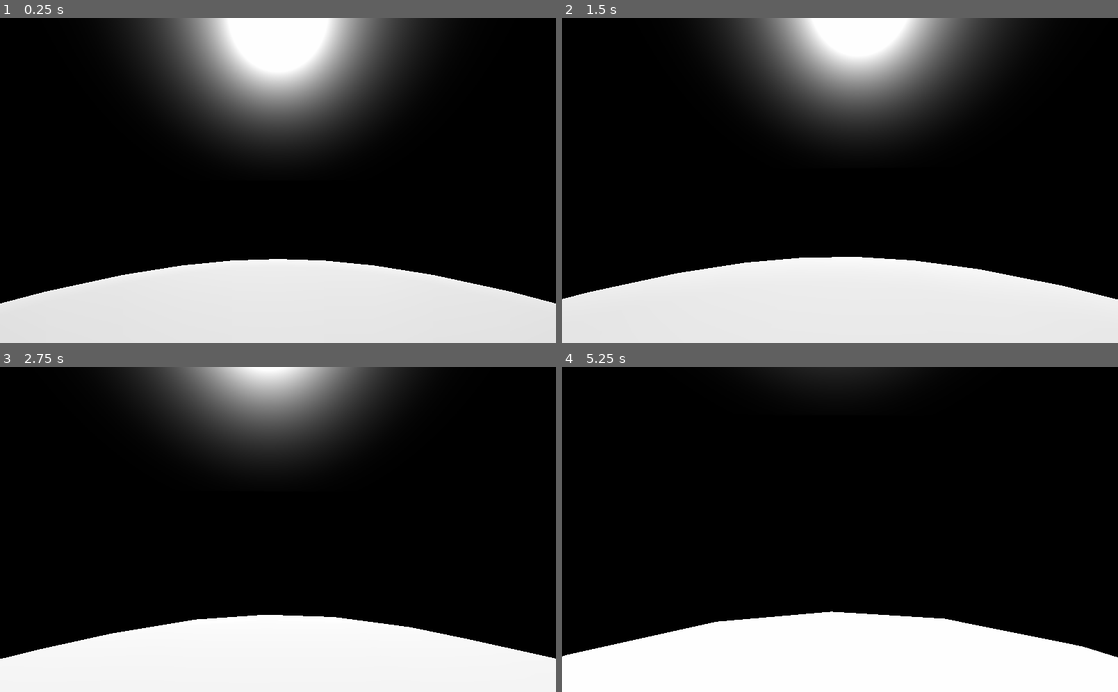
Above: before the commit, frames 1-4 (two rows, left to right).
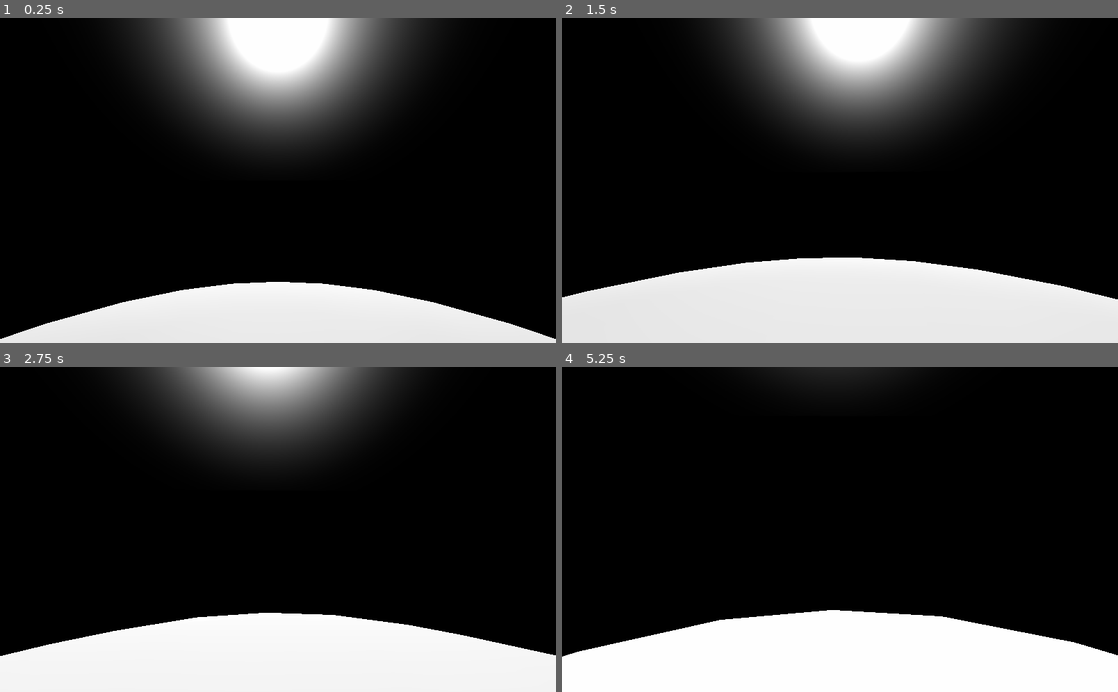
Above: after the commit, the same moments.

Repository: addmix/planetary-player-controller
Game: Godot game, scene res://Spatial.tscn
Same seed, same stepped clock (60 frames per second), same inputs: the game is played once before the commit and once after it.
Inputs (mouse positions are in pixels of both pictures, inside the frame that each line leads up to):
- Up to frame 1 (0.25 s): no input
- Up to frame 2 (1.5 s): move the mouse to (867, 180) at 0.52 s; hold Ctrl (crouch) 0.53-1.28 s; hold W (forward) from 0.53 s (still down); tap Space (jump) at 0.77 s; move the mouse to (812, 180) at 1.27 s; tap Ctrl (crouch) at 1.35 s
- Up to frame 3 (2.75 s): keep holding W (forward); tap Space (jump) at 1.52 s; move the mouse to (289, 523) at 2.02 s; hold Ctrl (crouch) from 2.03 s (still down)
- Up to frame 4 (5.25 s): keep holding W (forward); move the mouse to (834, 536) at 2.77 s; release Ctrl (crouch) at 2.78 s; tap Ctrl (crouch) at 2.85, 4.35 s; tap Space (jump) at 3.02, 3.77, 4.52 s; move the mouse to (878, 532) at 3.52 s; hold Ctrl (crouch) 3.53-4.28 s; move the mouse to (795, 526) at 4.27 s; move the mouse to (845, 529) at 5.02 s; hold Ctrl (crouch) from 5.03 s (still down)

The runs differ from the first frame. In frame 1, 8.4% of the frame differs, in the area x 0-100%, y 74-99%; in frame 2, 0.2%; in frame 3, 0.7%; in frame 4, 0.5%.

Commit message:
Fixed issue of applying uprighting force twice

Diff:
--- a/PhysicsPlayer.gd
+++ b/PhysicsPlayer.gd
@@ -30,7 +30,6 @@
 		keep_upright(delta, body_state)
 		rotation_damping(delta, body_state )
 		ground_movement(transformed, delta)
-		keep_upright(delta, body_state)
 	else:
 		#when not on ground, don't damp, it messes with other physics
 		air_movement(transformed, delta)
@@ -48,6 +47,7 @@
 	var leg_height : float = (0.7 * float(!Input.is_action_pressed("crouch"))) + (0.3 * float(Input.is_action_pressed("crouch")))
 	#basically makes jumping the same as stiff-legging
 	var min_force : float = jump_force * float(Input.is_action_pressed("jump"))
+
 	var force : float = clamp(range_lerp(distance, 0, leg_height, max_leg_force, min_force), 0, max_leg_force)
 	apply_impulse(global_transform.basis.y * -1, global_transform.basis.y * force * body_state.total_gravity.length() * delta)
 
--- a/Planet.tscn
+++ b/Planet.tscn
@@ -30,6 +30,7 @@
 [node name="Area" type="Area" parent="."]
 space_override = 1
 gravity_point = true
+gravity_vec = Vector3( 0, 0, 0 )
 linear_damp = 0.0
 angular_damp = 0.0
 
--- a/Spatial.tscn
+++ b/Spatial.tscn
@@ -7,7 +7,7 @@
 [node name="Spatial" type="Spatial"]
 
 [node name="RigidBody" parent="." instance=ExtResource( 1 )]
-transform = Transform( 1, 0, 0, 0, 1, 0, 0, 0, 1, 0, 25.6128, 0 )
+transform = Transform( 1, 0, 0, 0, 1, 0, 0, 0, 1, 0, 26.7823, 0 )
 mass = 75.0
 
 [node name="StaticBody" parent="." instance=ExtResource( 2 )]
